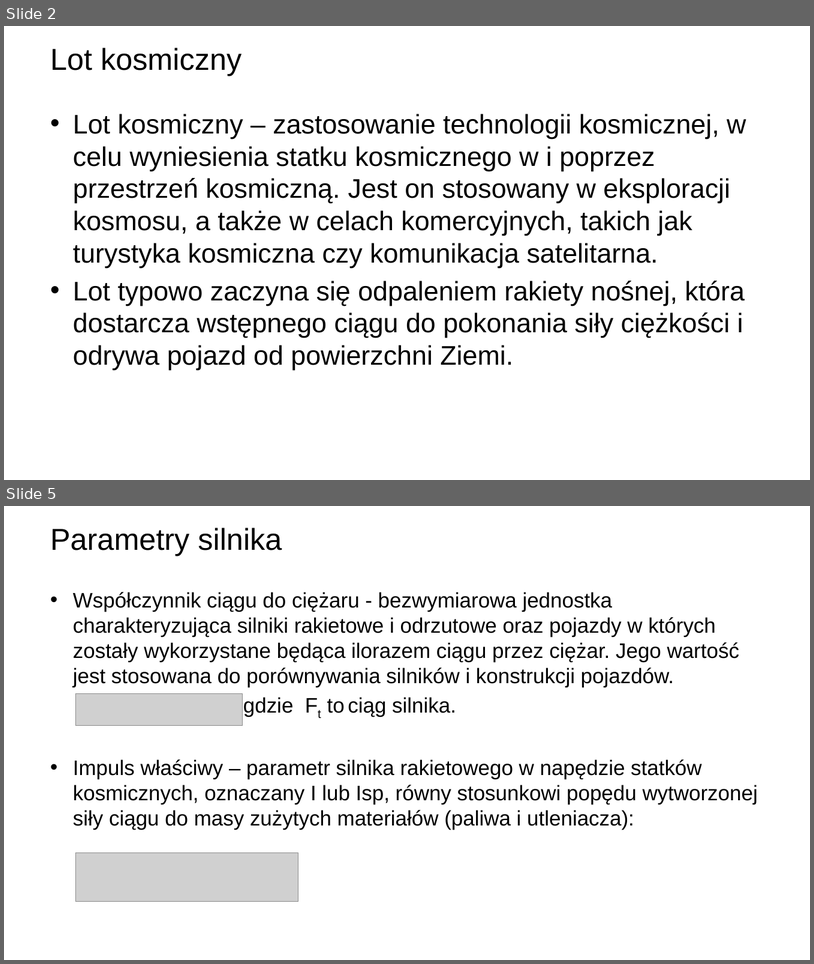
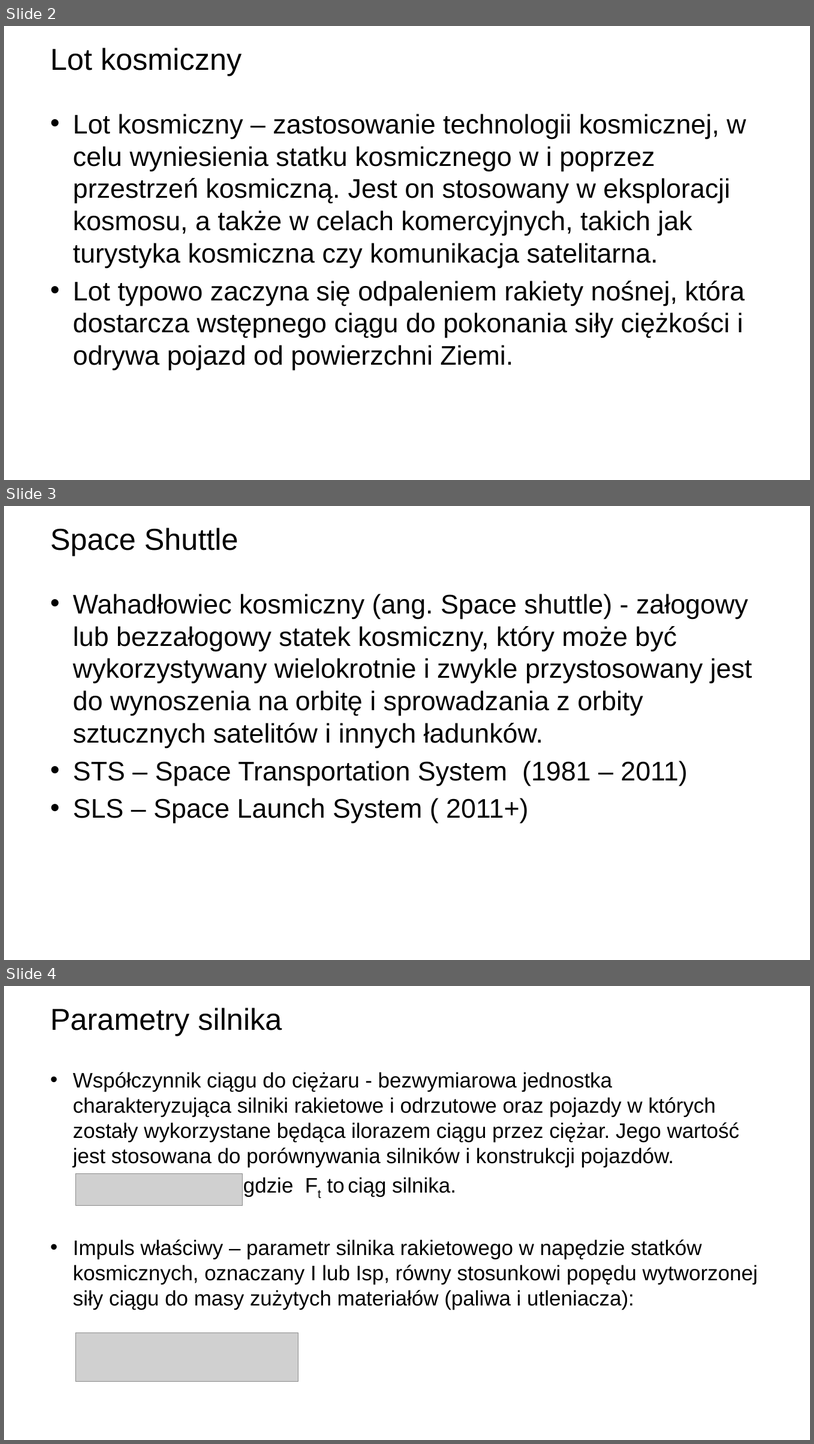
Before and after one commit to kriskyd/Symulacja-rakiety, a slide deck: prezentacjaTSK.pptx. Shown one above the other, each under a label of ours: slides 2 and 5 before the commit, slides 2, 3 and 4 after it; the slides between them are not shown. The pictures are 814x964 and 814x1444 pixels, drawn with LibreOffice and Linux fonts; fonts in the diff are those of the drawing; grey boxes stand for pictures; background and template pictures are left out. Boxes give left, top, right and bottom in pixels: in the first picture for what was removed or moved away, otherwise in the second. Text is boxed around its words. In the diff, an @@ line names an element or a change of style, - is before the commit and + after.

```diff
--- a/prezentacjaTSK.pptx
+++ b/prezentacjaTSK.pptx
@@ slide 3 added at (x1=4, y1=506, x2=810, y2=960), background picture (left out) @@
@@ title added at (x1=50, y1=528, x2=239, y2=556), 36 pt, text #000000 @@
+Space Shuttle
@@ text added at (x1=73, y1=594, x2=753, y2=823), 32 pt, text #000000 @@
+• Wahadłowiec kosmiczny (ang. Space shuttle) - załogowy lub bezzałogowy statek kosmiczny, który może być wykorzystywany wielokrotnie i zwykle przystosowany jest do wynoszenia na orbitę i sprowadzania z orbity sztucznych satelitów i innych ładunków.
+• STS – Space Transportation System (1981 – 2011)
+• SLS – Space Launch System ( 2011+)
@@ what was slide 5 is now slide 4 @@
```
Also in this commit, not shown: 5 slides changed, 2 slides removed.
